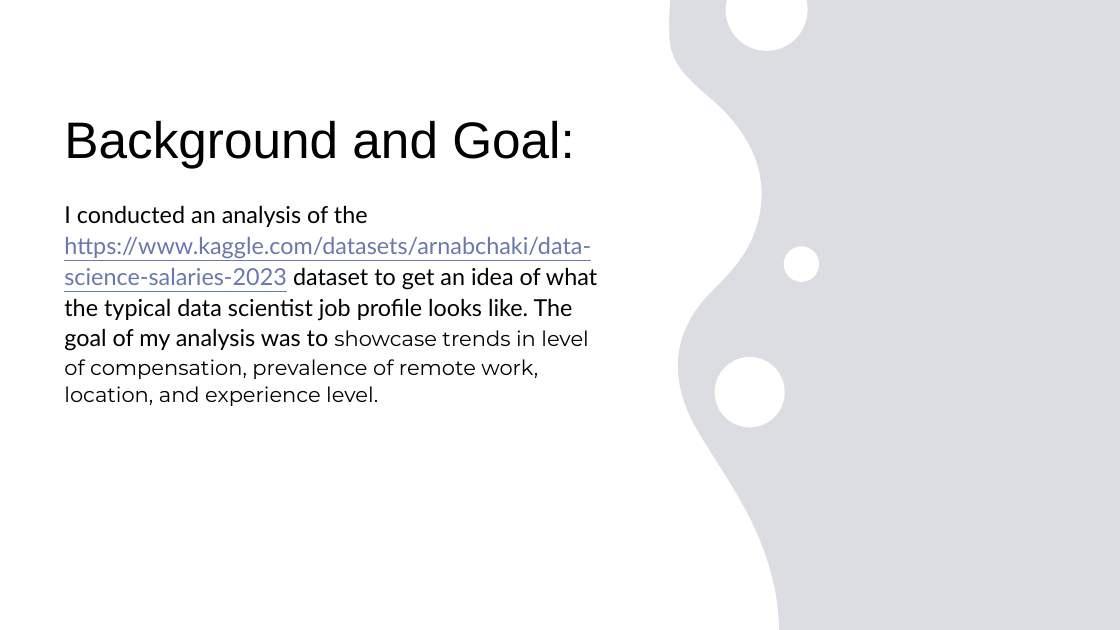
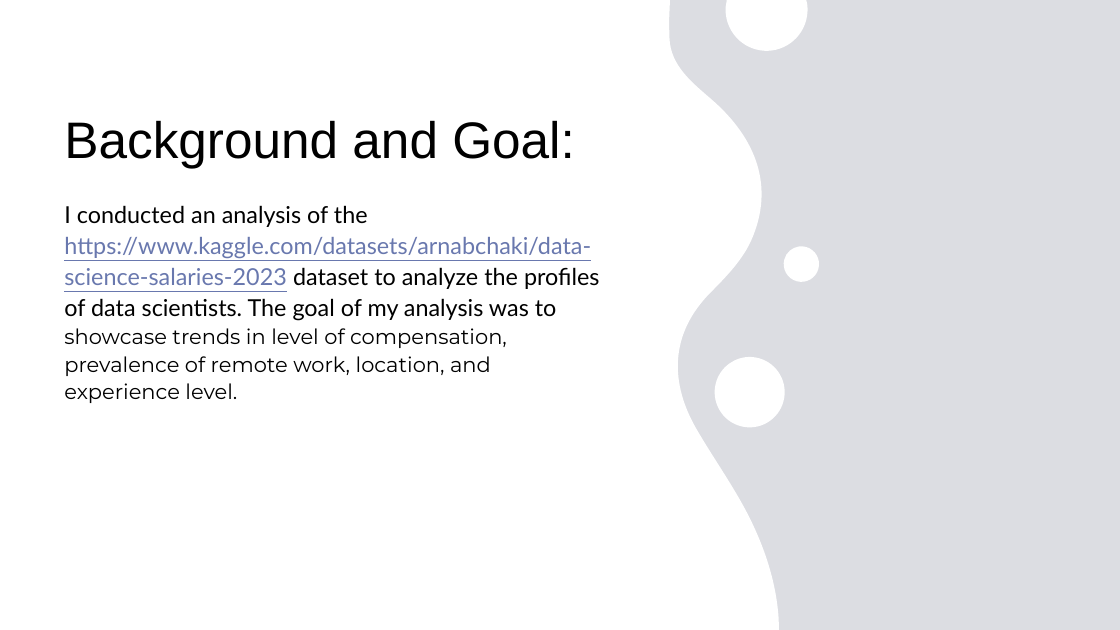
Before and after one commit to herediamichelle/Analysis-of-Data-Scientist-Profiles, a slide deck: slide 2 of Data Science Job Profile Analysis.pptx. Drawn at 1120x630 pixels with LibreOffice and Linux fonts; fonts in the diff are those of the drawing. Boxes give left, top, right and bottom in pixels: in the first picture for what was removed or moved away, otherwise in the second. Text is boxed around its words. In the diff, an @@ line names an element or a change of style, - is before the commit and + after.

```diff
--- a/Data Science Job Profile Analysis.pptx
+++ b/Data Science Job Profile Analysis.pptx
@@ text at <box>64,205,599,403</box>: text changed @@
-I conducted an analysis of the https://www.kaggle.com/datasets/arnabchaki/data-science-salaries-2023 dataset to get an idea of what the typical data scientist job profile looks like. The goal of my analysis was to showcase trends in level of compensation, prevalence of remote work, location, and experience level.
+I conducted an analysis of the https://www.kaggle.com/datasets/arnabchaki/data-science-salaries-2023 dataset to analyze the profiles of data scientists. The goal of my analysis was to showcase trends in level of compensation, prevalence of remote work, location, and experience level.
```
